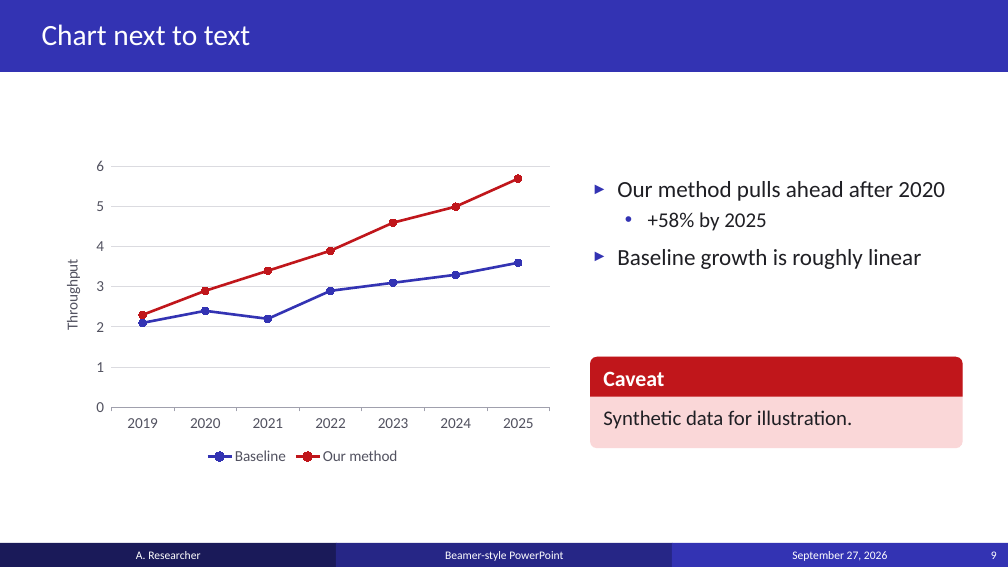
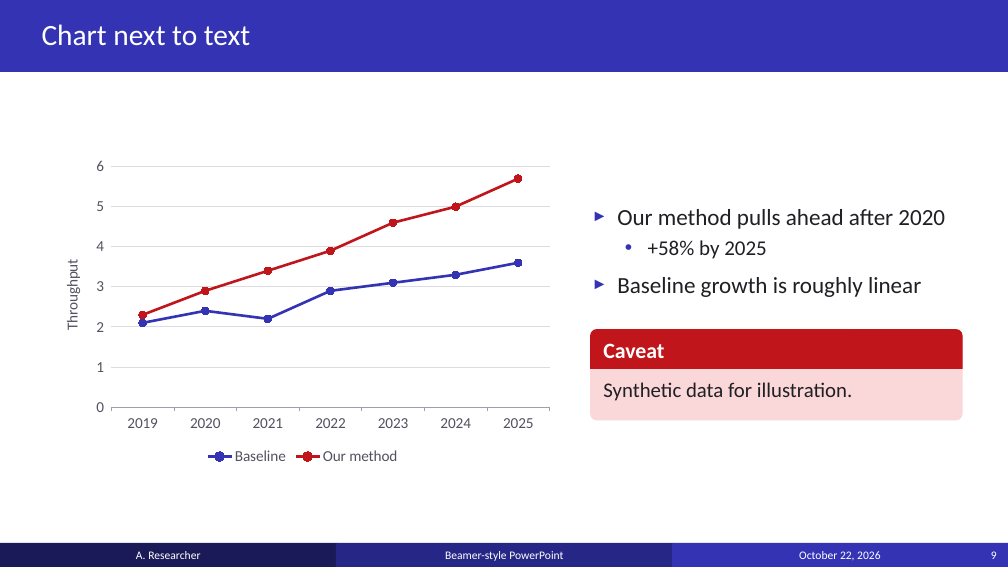
Before and after one commit to anoted/ppt-templated, a slide deck: slide 9 of examples/example_deck.pptx. Drawn at 1008x567 pixels with LibreOffice and Linux fonts; fonts in the diff are those of the drawing. Boxes give left, top, right and bottom in pixels: in the first picture for what was removed or moved away, otherwise in the second. Text is boxed around its words. In the diff, an @@ line names an element or a change of style, - is before the commit and + after.

```diff
--- a/examples/example_deck.pptx
+++ b/examples/example_deck.pptx
@@ text "Our method pulls ahead after ..." moved from (x1=617, y1=181, x2=945, y2=269) to (x1=617, y1=209, x2=945, y2=297) @@
@@ rounded rectangle "Synthetic data for illustration." moved from (x1=591, y1=357, x2=963, y2=448) to (x1=591, y1=329, x2=963, y2=420) @@
@@ round same rect "Caveat" moved from (x1=591, y1=357, x2=963, y2=397) to (x1=591, y1=329, x2=963, y2=369) @@
@@ text in rectangle at (x1=799, y1=551, x2=880, y2=560): text changed @@
-September 27, 2026
+October 22, 2026
```
Also in this commit, not shown: 19 other slides changed, 4 slides added, 1 slide removed, 17 other files.
